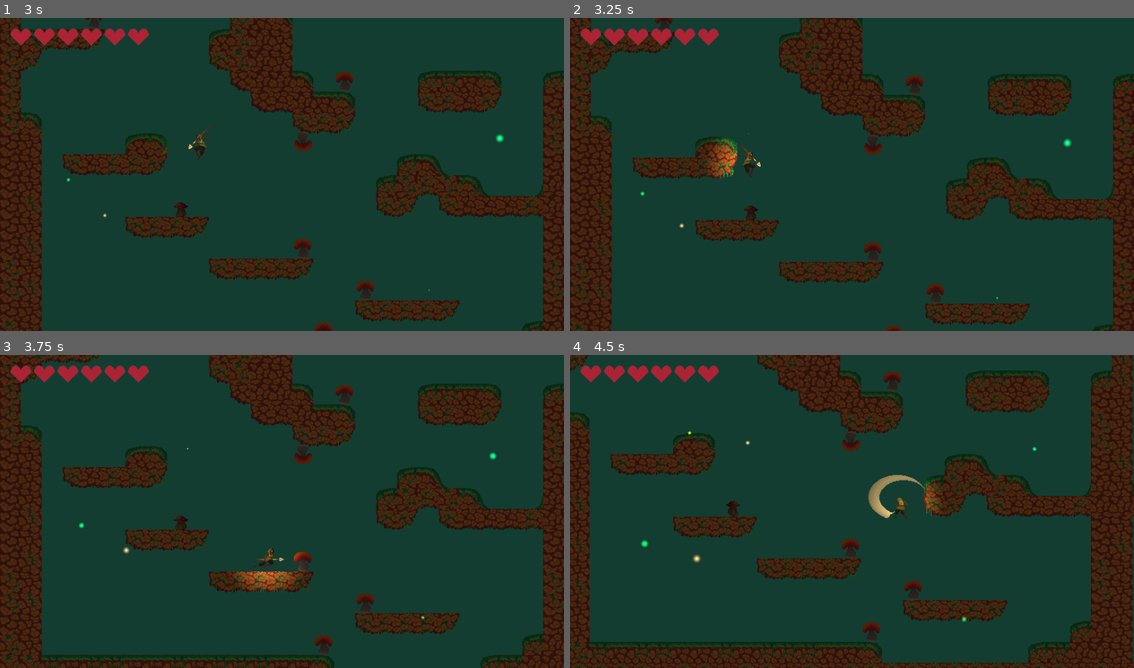
Above: before the commit, frames 1-4 (two rows, left to right).
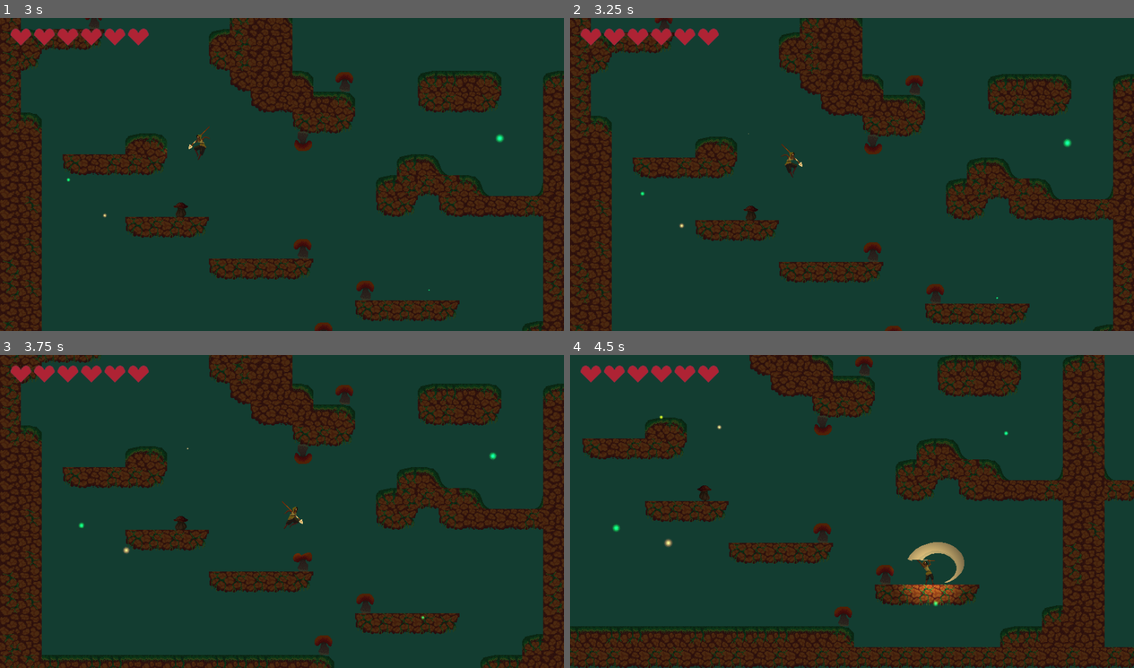
Above: after the commit, the same moments.

Repository: lemilonkh/GameOff23
Game: Godot game, scene res://scenes/main.tscn
The game is run twice, just before and just after one commit, with the same random seed, the same clock (stepped at 60 frames per second) and the same inputs.
Inputs:
- Up to frame 1 (3 s): hold Right (move_right) 0.53-2.03 s; tap J (glide) at 0.6, 1.55, 2.1 s; tap Space (jump) at 0.77, 1.52 s; tap K (attack) at 1.35 s; hold Left (move_left) 2.03-2.78 s; hold Right (move_right) from 2.78 s (still down); tap Shift at 2.85 s
- Up to frame 2 (3.25 s): keep holding Right (move_right); tap Space (jump) at 3.02 s; tap J (glide) at 3.05 s
- Up to frame 3 (3.75 s): keep holding Right (move_right); tap J (glide) at 3.6 s
- Up to frame 4 (4.5 s): tap Space (jump) at 3.77 s; release Right (move_right) at 4.28 s; hold Left (move_left) from 4.28 s (still down); tap K (attack) at 4.35 s

Frame 1 is identical in both runs. In frame 2, 0.7% of the frame differs, in the area x 24-42%, y 38-52%; in frame 3, 0.8%; in frame 4, 38%, in the area x 0-100%, y 0-100%.

Commit message:
Remove initial glide speed

Diff:
--- a/scripts/player.gd
+++ b/scripts/player.gd
@@ -23,7 +23,7 @@
 ## How much you drop during the rest of the glide
 @export_range(0, 1) var glide_gravity_factor := 0.05
 ## Amount of the speed added when starting a glide
-@export_range(0, 5) var glide_initial_speed := 500.0
+@export_range(0, 5) var glide_initial_speed := 0.0
 ## Glide movement speed (maximum)
 @export_range(0, 1000) var glide_max_speed := 800.0
 ## Speed change per second during gliding
